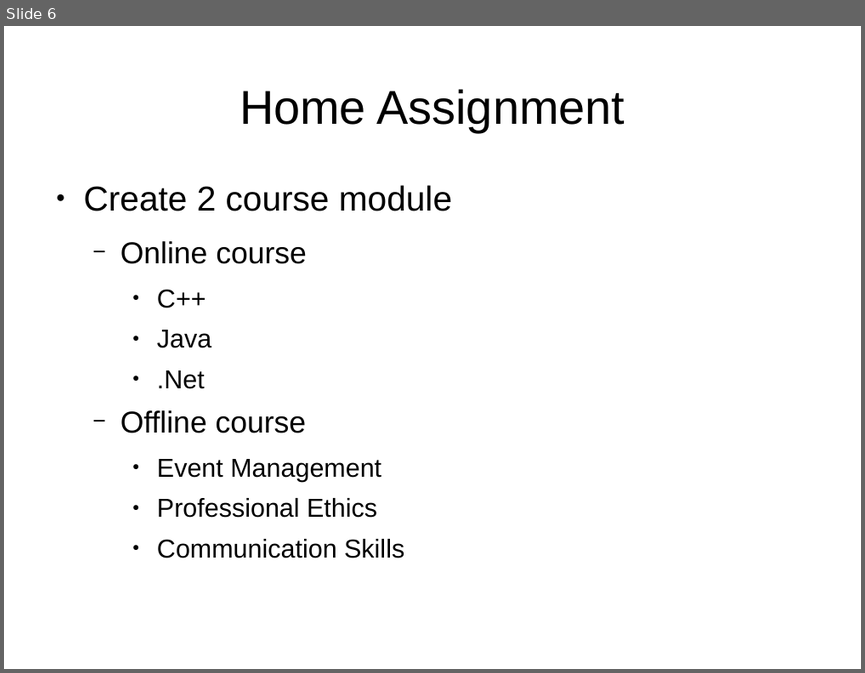
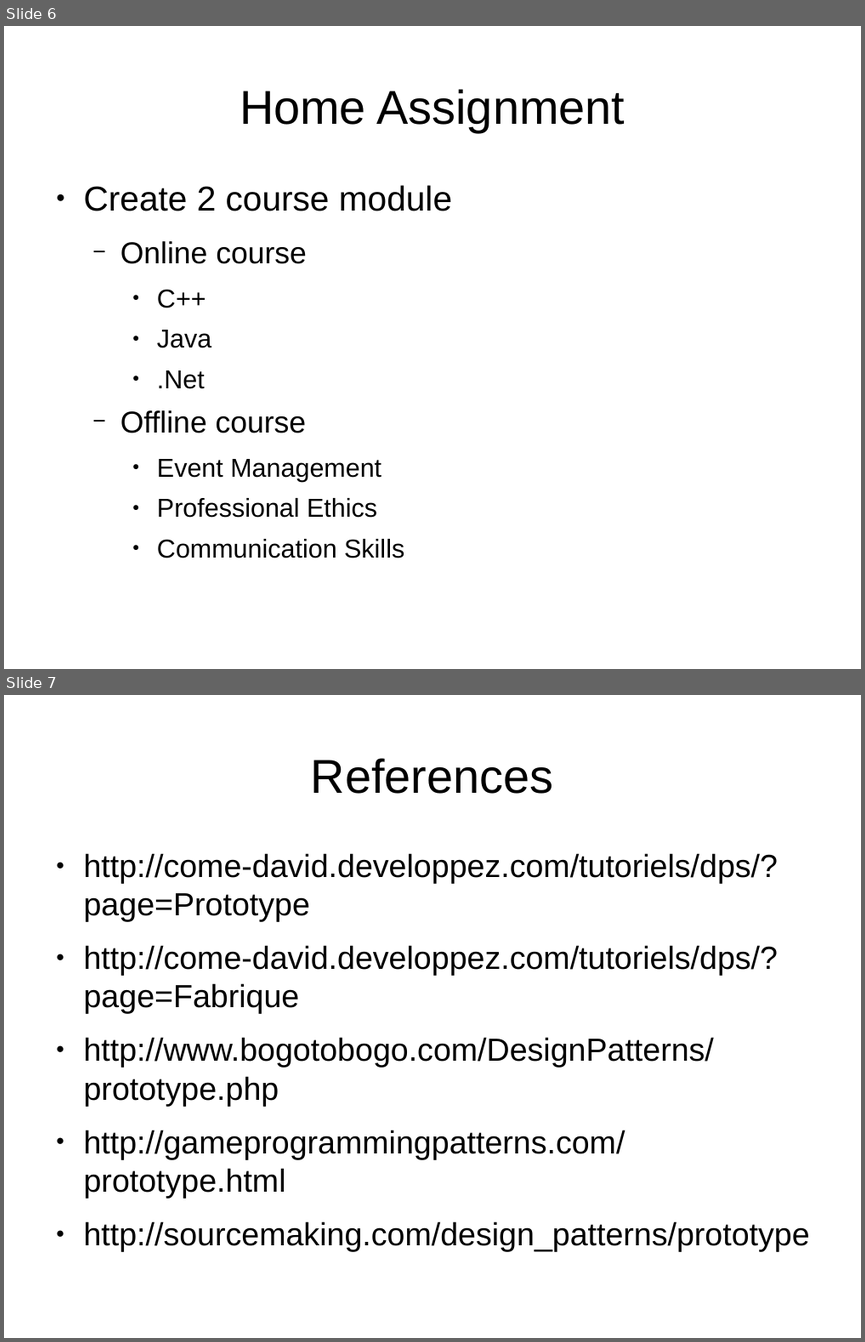
Before and after one commit to kks32/cpp-software-development, a slide deck: Ex5_Prototype/Prototype.odp. Shown one above the other, each under a label of ours: slide 6 before the commit, slides 6 and 7 after it. The pictures are 865x673 and 865x1342 pixels, drawn with LibreOffice and Linux fonts; fonts in the diff are those of the drawing. Boxes give left, top, right and bottom in pixels: in the first picture for what was removed or moved away, otherwise in the second. Text is boxed around its words. In the diff, an @@ line names an element or a change of style, - is before the commit and + after.

Commit message:
References for prototype pattern

```diff
--- a/Ex5_Prototype/Prototype.odp
+++ b/Ex5_Prototype/Prototype.odp
@@ slide 7 added at [4,695,861,1338], background #FFFFFF @@
@@ title added at [311,758,554,794], 44 pt, text #000000 @@
+References
@@ text added at [84,853,810,1251], 29.6 pt, text #000000 @@
+● http://come-david.developpez.com/tutoriels/dps/?page=Prototype
+● http://come-david.developpez.com/tutoriels/dps/?page=Fabrique
+● http://www.bogotobogo.com/DesignPatterns/prototype.php
+● http://gameprogrammingpatterns.com/prototype.html
+● http://sourcemaking.com/design_patterns/prototype
```
Also in this commit, not shown: 1 other file.
